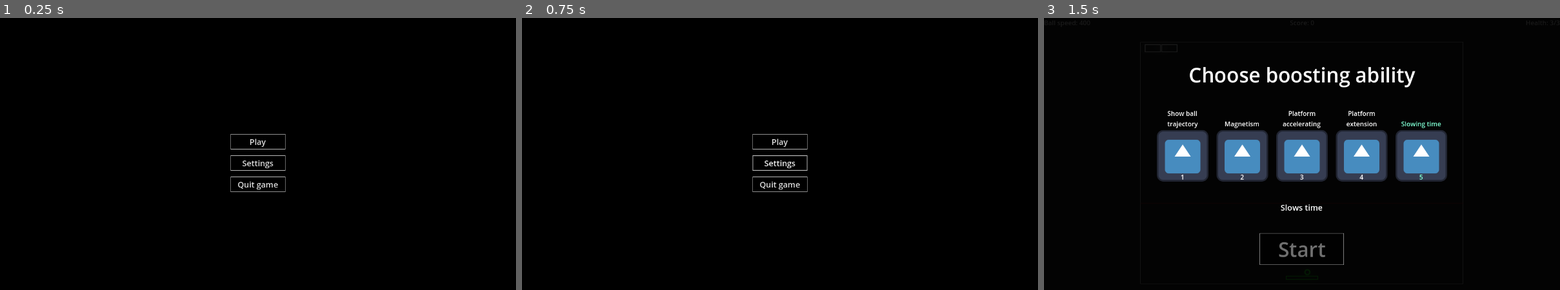
Above: before the commit, frames 1-3 (left to right).
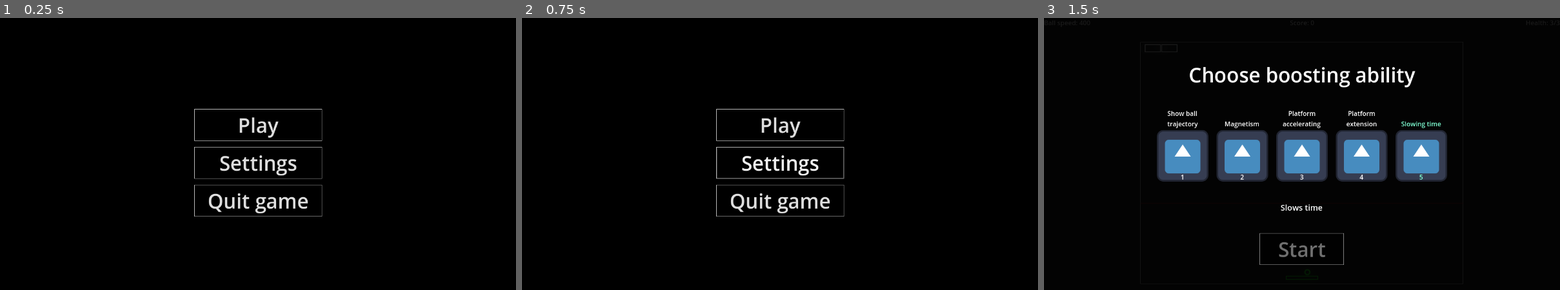
Above: after the commit, the same moments.

Repository: Germenzi/Infinitoid
Game: Godot game, scene res://scenes/main.tscn
Same seed, same stepped clock (60 frames per second), same inputs: the game is played once before the commit and once after it. The engine's default icon, where the game draws it, is replaced by a stand-in: a white triangle on a blue panel in a dark square.
Inputs:
- Up to frame 1 (0.25 s): no input
- Up to frame 2 (0.75 s): click "Settings" at 0.5 s
- Up to frame 3 (1.5 s): click "Play" at 1.25 s

The runs differ from the first frame. In frame 1, 1.8% of the frame differs, in the area x 37-63%, y 33-73%; in frame 2, 1.9%; in frame 3, nothing differs.

Commit message:
Made main ui buttons font bigger

Diff:
--- a/scenes/main_menu_ui.tscn
+++ b/scenes/main_menu_ui.tscn
@@ -48,14 +48,17 @@
 
 [node name="PlayButton" type="Button" parent="VBoxContainer"]
 layout_mode = 2
-text = "Play"
+theme_override_font_sizes/font_size = 50
+text = "  Play  "
 
 [node name="SettingsButton" type="Button" parent="VBoxContainer"]
 layout_mode = 2
-text = "Settings"
+theme_override_font_sizes/font_size = 50
+text = "  Settings  "
 
 [node name="QuitGameButton" type="Button" parent="VBoxContainer"]
 layout_mode = 2
+theme_override_font_sizes/font_size = 50
 text = "  Quit game  "
 
 [connection signal="pressed" from="VBoxContainer/PlayButton" to="." method="_on_play_button_pressed"]
